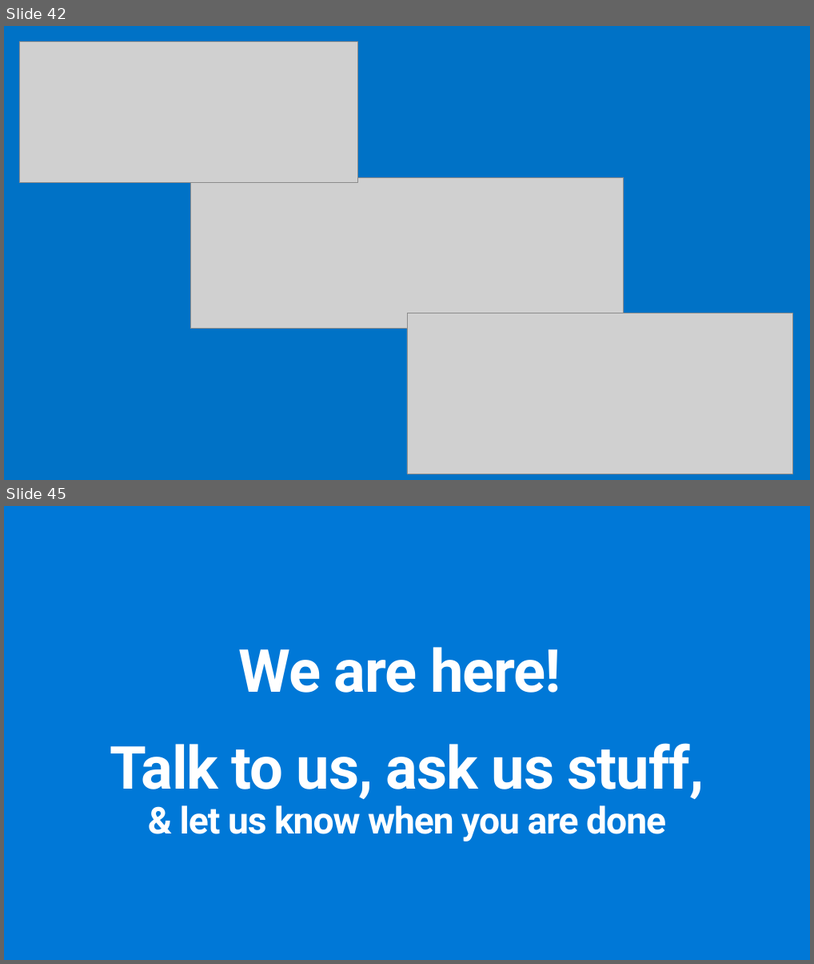
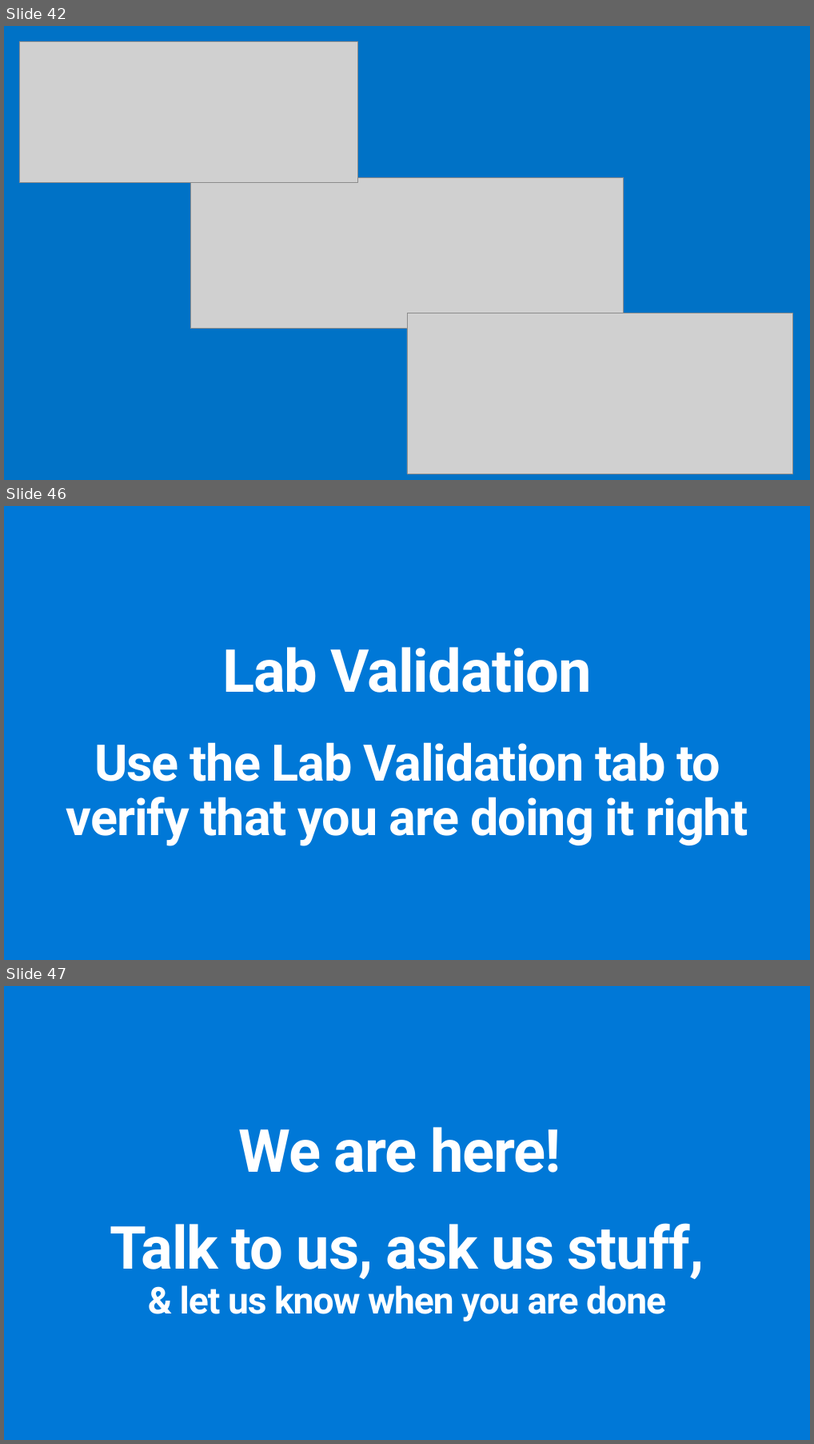
Before and after one commit to ActiveSolution/aiw-cloud-native, a slide deck: AIW Cloud Native.pptx. Shown one above the other, each under a label of ours: slides 42 and 45 before the commit, slides 42, 46 and 47 after it; the slides between them are not shown. The pictures are 814x964 and 814x1444 pixels, drawn with LibreOffice and Linux fonts; fonts in the diff are those of the drawing; grey boxes stand for pictures. Boxes give left, top, right and bottom in pixels: in the first picture for what was removed or moved away, otherwise in the second. Text is boxed around its words. In the diff, an @@ line names an element or a change of style, - is before the commit and + after.

```diff
--- a/AIW Cloud Native.pptx
+++ b/AIW Cloud Native.pptx
@@ slide 46 added at [4,506,810,960], background #0078D7 @@
@@ title added at [66,647,748,846], 60 pt, text #FFFFFF, bold @@
+Lab Validation
+Use the Lab Validation tab to verify that you are doing it right
@@ what was slide 45 is now slide 47 @@
```
Also in this commit, not shown: 7 slides changed, 2 other slides added, 1 slide removed.
